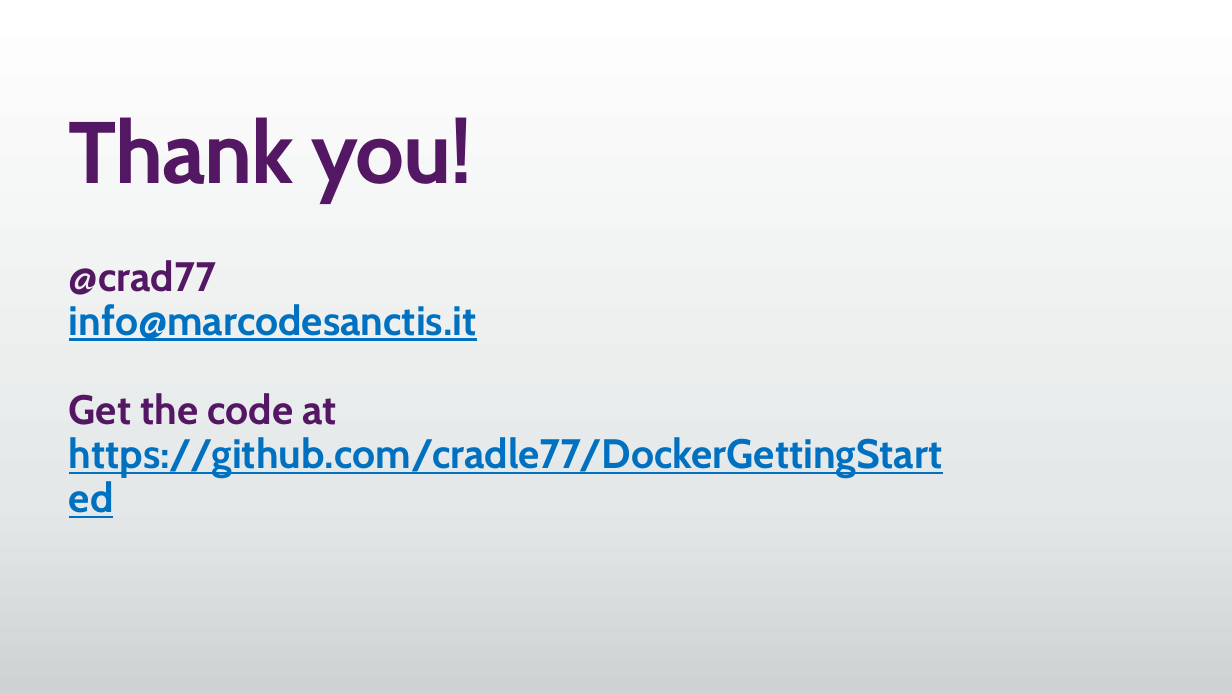
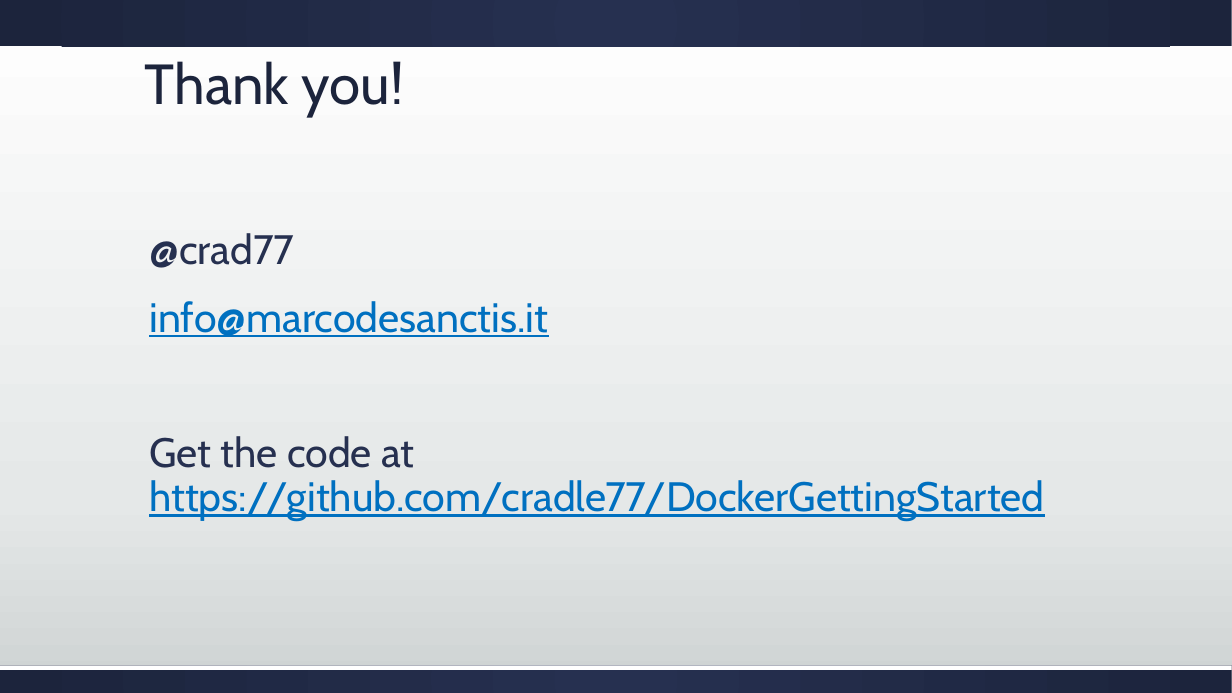
Before and after one commit to cradle77/DockerGettingStarted, a slide deck: slide 18 of slides.pptx (slide 17 before the commit). Drawn at 1232x693 pixels with LibreOffice and Linux fonts; fonts in the diff are those of the drawing. Boxes give left, top, right and bottom in pixels: in the first picture for what was removed or moved away, otherwise in the second. Text is boxed around its words. In the diff, an @@ line names an element or a change of style, - is before the commit and + after.

```diff
--- a/slides.pptx
+++ b/slides.pptx
@@ rectangle added at box(0, 0, 1232, 46), fill gradient #263050 to #1D243C @@
@@ title "Thank you!": place and size @@
-title "Thank you!" at box(69, 117, 472, 203)
+title "Thank you!" at box(145, 61, 404, 117)
@@ title "Thank you!" at box(145, 61, 404, 117): size 68 to 44 pt, text colour #541764 to #1D243C, letter spacing -1 to 0 pt, bold off; line spacing 0.8 to 0.9; vertical alignment top to bottom @@
@@ text "@crad77": place and size @@
-text "@crad77" at box(69, 260, 943, 478)
+text "@crad77" at box(149, 233, 1044, 521)
@@ text "@crad77" at box(149, 233, 1044, 521): text colour #541764 to #263050 in "@crad77", "Get the code at"; bold off; indent changed; more space between paragraphs @@
@@ rectangle added at box(0, 665, 1232, 693), fill gradient #263050 to #1D243C @@
@@ rectangle added at box(0, 665, 1232, 670), fill #FFFFFF @@
```
Also in this commit, not shown: 8 other slides changed, 3 slides added, 2 slides removed, 31 other files.
